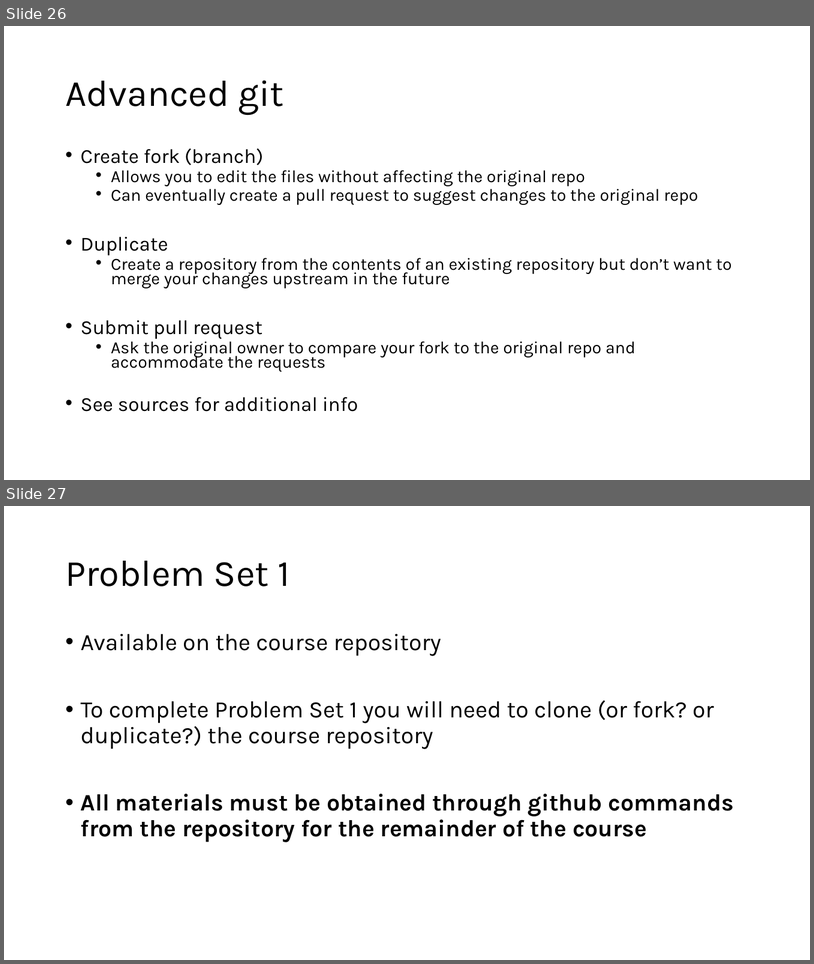
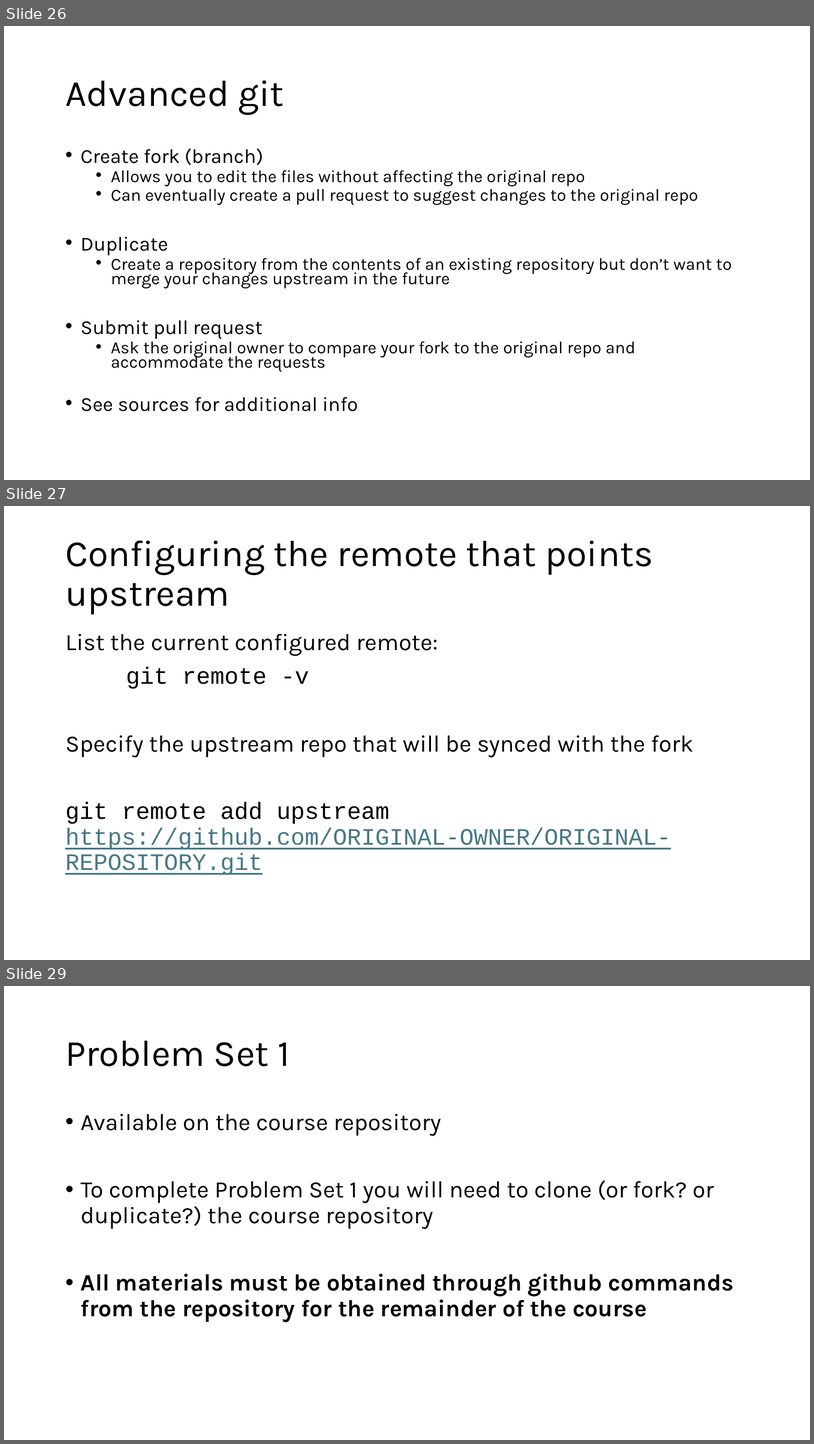
Before and after one commit to joe2mer/PSYC-5P02-2025, a slide deck: Slides/2.IntroToGit.pptx. Shown one above the other, each under a label of ours: slides 26 and 27 before the commit, slides 26, 27 and 29 after it; the slides between them are not shown. The pictures are 814x964 and 814x1444 pixels, drawn with LibreOffice and Linux fonts; fonts in the diff are those of the drawing. Boxes give left, top, right and bottom in pixels: in the first picture for what was removed or moved away, otherwise in the second. Text is boxed around its words. In the diff, an @@ line names an element or a change of style, - is before the commit and + after.

```diff
--- a/Slides/2.IntroToGit.pptx
+++ b/Slides/2.IntroToGit.pptx
@@ slide 27 added at (4, 506, 810, 960), background #FFFFFF @@
@@ title added at (65, 540, 654, 615), 44 pt, text #000000 @@
+Configuring the remote that points upstream
@@ text added at (65, 634, 694, 874), 28 pt, text #000000 @@
+List the current configured remote:
+git remote -v
+Specify the upstream repo that will be synced with the fork
+git remote add upstream https://github.com/ORIGINAL-OWNER/ORIGINAL-REPOSITORY.git
@@ what was slide 27 is now slide 29 @@
```
Also in this commit, not shown: 1 slide changed, 1 other slide added, 1 other file.
